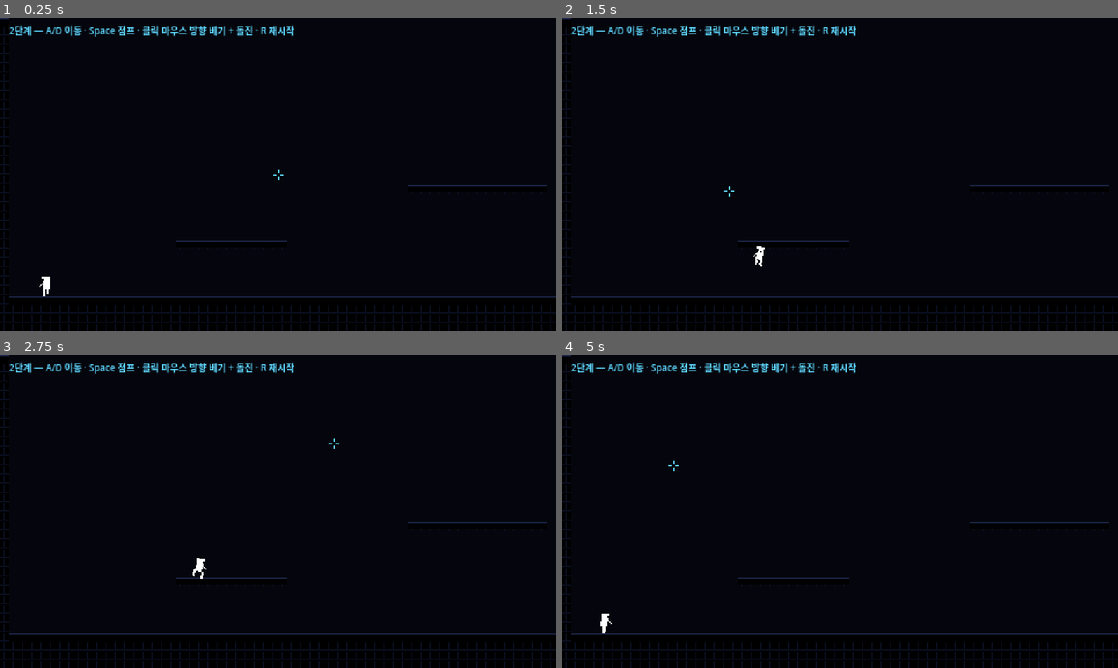
Above: before the commit, frames 1-4 (two rows, left to right).
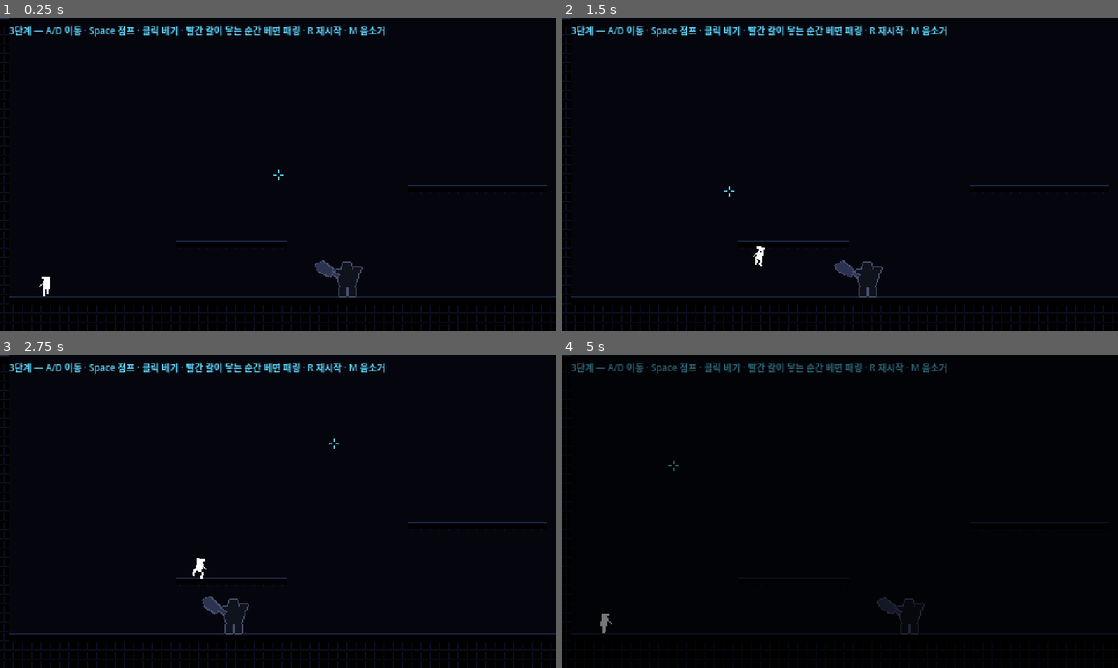
Above: after the commit, the same moments.

Repository: sinsiu60/vampire
Game: Godot game, scene res://scenes/Main.tscn
Two runs of this game, one before a commit and one after it. Both use one fixed random seed, a clock stepped at 60 frames per second and the inputs below.
Inputs (mouse positions are in pixels of both pictures, inside the frame that each line leads up to):
- Up to frame 1 (0.25 s): no input
- Up to frame 2 (1.5 s): tap Enter at 0.5 s; move the mouse to (962, 158) at 0.52 s; hold Space (jump) 0.53-1.28 s; hold D (move_right) from 0.53 s (still down); click (962, 158) at 0.6 s; move the mouse to (728, 190) at 1.27 s; tap Space (jump) at 1.35 s
- Up to frame 3 (2.75 s): tap Space (jump) at 1.52, 1.82 s; click (166, 527) at 1.55 s; move the mouse to (333, 442) at 2.02 s; release D (move_right) at 2.03 s; hold A (move_left) from 2.03 s (still down); hold Space (jump) from 2.03 s (still down); click (333, 442) at 2.1 s
- Up to frame 4 (5 s): move the mouse to (812, 574) at 2.77 s; release A (move_left) at 2.78 s; release Space (jump) at 2.78 s; hold D (move_right) 2.78-4.28 s; click (812, 574) at 2.85 s; tap Space (jump) at 3.02, 3.32, 4.52, 4.82 s; move the mouse to (1006, 558) at 3.52 s; hold Space (jump) 3.53-4.28 s; tap M (mute) at 4.15 s; move the mouse to (673, 464) at 4.27 s; hold A (move_left) from 4.28 s (still down); click (673, 464) at 4.35 s; tap R (restart) at 4.9 s

The runs differ from the first frame. In frame 1, 1.0% of the frame differs, in the area x 1-70%, y 2-90%; in frame 2, 1.0%; in frame 3, 1.0%; in frame 4, 1.9%, in the area x 0-100%, y 0-90%.

Commit message:
공백(BLANK) 3단계: TimeManager + Audio + 근접 적 + 근접 패링 + 원히트 사망
- TimeManager 오토로드: Engine.time_scale 로 히트스톱(정확히 n틱)·슬로우, 실제 시간 틱/월드 시간,
  frozen 플래그로 정지 중 게임 노드는 입력만 모아 둠
- Audio 오토로드: 효과음 6종 + 휘두르기·사망·클리어 PCM 합성(Synth.gd), 실제 시간 페이드, 음소거(M),
  gun_fire/kill_sound 피치 랜덤, slowmo_loop 반복 임포트 설정
- 근접 적: 추적 → 0.4초 예고(무기 빨간 점멸, 방향 고정) → 내딛으며 베기 → 경직, 발판 끝 멈춤, 림 라이트 실루엣
- 전투 판정: 근접 패링(예고 마지막 0.1초~공격, 판정 거리 +20%) → 패링음 + 히트스톱 6틱 + 처치,
  직접 베기 처치, 근접 공격 피격 → 원히트 사망(히트스톱 4틱 + 사망음), CLEAR
- 히트스톱 중 누른 클릭은 풀린 뒤 베기로, 재시작 페이드 0.18초

Co-Authored-By: Claude Opus 5.5 <noreply@anthropic.com>
Claude-Session: https://claude.ai/code/session_01Hw7CUmAL3io1FzSxzDnmmR

Diff:
--- a/blank/project.godot
+++ b/blank/project.godot
@@ -18,6 +18,8 @@
 [autoload]
 
 Config="*res://scripts/autoload/Config.gd"
+TimeManager="*res://scripts/autoload/TimeManager.gd"
+Audio="*res://scripts/autoload/Audio.gd"
 
 [display]
 
--- /dev/null
+++ b/blank/scenes/EnemyMelee.tscn
@@ -0,0 +1,8 @@
+[gd_scene load_steps=2 format=3]
+
+[ext_resource type="Script" path="res://scripts/enemies/EnemyMelee.gd" id="1_melee"]
+
+[node name="EnemyMelee" type="CharacterBody2D"]
+script = ExtResource("1_melee")
+
+[node name="Collision" type="CollisionShape2D" parent="."]
--- a/blank/scenes/Main.tscn
+++ b/blank/scenes/Main.tscn
@@ -21,7 +21,7 @@
 offset_bottom = 20.0
 theme_override_colors/font_color = Color(0.372549, 0.847059, 1, 1)
 theme_override_font_sizes/font_size = 8
-text = "2단계 — A/D 이동 · Space 점프 · 클릭 마우스 방향 베기 + 돌진 · R 재시작"
+text = "3단계 — A/D 이동 · Space 점프 · 클릭 베기 · 빨간 칼이 닿는 순간 베면 패링 · R 재시작 · M 음소거"
 
 [node name="Crosshair" type="Control" parent="HUD"]
 layout_mode = 3
@@ -32,3 +32,29 @@
 grow_vertical = 2
 mouse_filter = 2
 script = ExtResource("4_cross")
+
+[node name="State" type="Label" parent="HUD"]
+anchors_preset = 8
+anchor_left = 0.5
+anchor_top = 0.5
+anchor_right = 0.5
+anchor_bottom = 0.5
+offset_left = -200.0
+offset_top = -24.0
+offset_right = 200.0
+offset_bottom = 24.0
+grow_horizontal = 2
+grow_vertical = 2
+theme_override_colors/font_color = Color(0.372549, 0.847059, 1, 1)
+theme_override_font_sizes/font_size = 12
+horizontal_alignment = 1
+vertical_alignment = 1
+
+[node name="Fade" type="ColorRect" parent="HUD"]
+anchors_preset = 15
+anchor_right = 1.0
+anchor_bottom = 1.0
+grow_horizontal = 2
+grow_vertical = 2
+mouse_filter = 2
+color = Color(0, 0, 0, 0)
--- a/blank/scenes/Room.tscn
+++ b/blank/scenes/Room.tscn
@@ -1,7 +1,8 @@
-[gd_scene load_steps=3 format=4]
+[gd_scene load_steps=4 format=4]
 
 [ext_resource type="Script" path="res://scripts/Room.gd" id="1_liqgt"]
 [ext_resource type="TileSet" path="res://tiles/terrain.tres" id="2_hfcue"]
+[ext_resource type="PackedScene" path="res://scenes/EnemyMelee.tscn" id="3_melee"]
 
 [node name="Room" type="Node2D"]
 script = ExtResource("1_liqgt")
@@ -12,3 +13,11 @@
 
 [node name="PlayerSpawn" type="Marker2D" parent="."]
 position = Vector2(40, 240)
+
+[node name="Enemies" type="Node2D" parent="."]
+
+[node name="Melee1" parent="Enemies" instance=ExtResource("3_melee")]
+position = Vector2(300, 240)
+
+[node name="Melee2" parent="Enemies" instance=ExtResource("3_melee")]
+position = Vector2(830, 240)
--- a/blank/scripts/Main.gd
+++ b/blank/scripts/Main.gd
@@ -1,14 +1,21 @@
 extends Node2D
-## 메인: 방 + 플레이어 배치, 카메라 한계, R 즉시 재시작.
-## (로고·적·연출은 다음 단계에서 추가)
+## 메인: 방·플레이어 배치, 카메라, 전투 판정, 사망·클리어·즉시 재시작.
+## 이 노드는 플레이어·적보다 늦게 물리 틱을 받는다 (process_physics_priority) → 모두 움직인 뒤 판정.
 
 @onready var room: Room = $Room
 @onready var player: Player = $Player
 @onready var camera: Camera2D = $Player/Camera
+@onready var state_label: Label = $HUD/State
+@onready var fade: ColorRect = $HUD/Fade
+
+var game_state := "play"          # play | dead | clear
 
 
 func _ready() -> void:
+	process_physics_priority = 100
+	TimeManager.reset()
 	player.global_position = room.spawn_position()
+	player.died.connect(_on_player_died)
 	var size := room.size_px()
 	camera.limit_left = 0
 	camera.limit_top = 0
@@ -18,9 +25,84 @@
 	camera.position_smoothing_enabled = true
 	camera.position_smoothing_speed = Config.camera.lerp * Config.fps
 	camera.reset_smoothing()
+	state_label.text = ""
+	# 재시작 직후 짧게 밝아지는 페이드 (실제 시간, 입력은 바로 받음)
+	fade.color = Color(0, 0, 0, 1)
+	var tw := create_tween()
+	tw.set_ignore_time_scale(true)
+	tw.tween_property(fade, "color:a", 0.0, Config.restart_fade)
+
+
+func enemies() -> Array:
+	return get_tree().get_nodes_in_group("enemies").filter(func(e): return not e.dead)
 
 
 func _unhandled_input(event: InputEvent) -> void:
 	if event.is_action_pressed("restart"):
 		# 방 처음부터 즉시 다시 (씬이 작아 로딩 없이 바로)
+		Audio.stop_all()
 		get_tree().reload_current_scene()
+	elif event.is_action_pressed("mute"):
+		Audio.toggle_mute()
+
+
+func _physics_process(_delta: float) -> void:
+	if TimeManager.frozen:
+		return
+	_resolve_combat()
+	if game_state == "play" and enemies().is_empty():
+		game_state = "clear"
+		Audio.clear()
+		state_label.text = "CLEAR\n방의 적을 모두 처치했다 · R 다시 하기"
+
+
+func _resolve_combat() -> void:
+	var p := player
+	if p.dead:
+		return
+	var S: Dictionary = Config.slash
+	# 1) 근접 패링: 공격(또는 예고 마지막 순간)에 칼을 맞대면 → 적 즉사
+	if p.in_parry_window():
+		var reach: float = 1.0 + Config.aim_assist.MELEE_PARRY_RANGE_BONUS
+		for e in enemies():
+			if e is EnemyMelee and e.parry_vulnerable():
+				if p.slash_hits_rect(e.threat_box(), reach) or p.slash_hits_rect(e.body_rect(), reach):
+					_parry_melee(e)
+	# 2) 칼이 적 몸통에 직접 닿음 → 즉사
+	if S.direct_kill and p.is_slashing() and p.slash_t < S.hit_time:
+		for e in enemies():
+			if p.slash_hits_rect(e.body_rect()):
+				p.slash_used = true
+				_kill_enemy(e, p.slash_angle)
+	# 3) 근접 공격 명중 → 플레이어 즉사
+	for e in enemies():
+		var box: Rect2 = e.attack_box()
+		if box.has_area() and box.intersects(p.body_rect()):
+			_kill_player((p.center() - e.center()).angle())
+			return
+
+
+func _parry_melee(e: Enemy) -> void:
+	player.slash_used = true
+	Audio.parry()
+	TimeManager.hitstop(Config.juice.HITSTOP_PARRY_FRAMES)
+	_kill_enemy(e, player.slash_angle)
+
+
+# 처치 (16프레임 킬 연출·조각·피는 6단계)
+func _kill_enemy(e: Enemy, angle: float) -> void:
+	if e.dead:
+		return
+	Audio.kill()
+	e.die(angle)
+
+
+func _kill_player(angle: float) -> void:
+	player.die(angle)
+
+
+func _on_player_died() -> void:
+	game_state = "dead"
+	TimeManager.hitstop(roundi(Config.fx.death_hitstop * Config.fps))
+	Audio.death()
+	state_label.text = "R  —  재시작"
--- a/blank/scripts/Player.gd
+++ b/blank/scripts/Player.gd
@@ -4,6 +4,7 @@
 ## 노드 원점 = 발 중앙. 충돌 박스는 Config.player 의 w×h 로 _ready 에서 맞춤.
 
 signal slashed(angle: float)     ## 베기 시작 (효과음·패링 판정이 듣는다)
+signal died                      ## 원히트 사망
 signal whiffed                   ## 헛스윙 (패링·처치 없이 끝난 베기)
 
 var facing := 1                  # 1 = 오른쪽, -1 = 왼쪽
@@ -19,6 +20,7 @@
 var _dash_t := 0.0               # 돌진 남은 시간
 var _air_up_used := false        # 공중 위쪽 돌진을 이미 썼나
 var _trail := {}                 # 반달 베기 궤적 { ticks, angle, flip } (비어 있으면 없음)
+var _queued_slash := false       # 히트스톱 중 누른 클릭 (월드가 다시 흐를 때 처리)
 
 # ---- 이동
 var _coyote := 0.0
@@ -39,6 +41,9 @@
 	$Collision.shape = shape
 	$Collision.position = Vector2(0, -c.h / 2.0)
 	floor_snap_length = 2.0
+	collision_layer = 2              # 플레이어
+	collision_mask = 1               # 지형만 (적과는 몸으로 부딪히지 않음)
+	add_to_group("player")
 
 
 ## 몸 중심 (베기·조준 기준점, 전역 좌표)
@@ -48,6 +53,23 @@
 
 func _center_local() -> Vector2:
 	return Vector2(0, -Config.player.h / 2.0)
+
+
+## 몸통 사각형 (전역 좌표) — 피격 판정
+func body_rect() -> Rect2:
+	var c: Dictionary = Config.player
+	return Rect2(global_position - Vector2(c.w / 2.0, c.h), Vector2(c.w, c.h))
+
+
+## 원히트 사망 (조각·파편 연출은 6단계)
+func die(_angle: float) -> void:
+	if dead:
+		return
+	dead = true
+	velocity = Vector2.ZERO
+	$Collision.set_deferred("disabled", true)
+	queue_redraw()
+	died.emit()
 
 
 func is_slashing() -> bool:
@@ -85,6 +107,13 @@
 		return
 	var c: Dictionary = Config.player
 	var S: Dictionary = Config.slash
+	# 히트스톱 중: 아무것도 하지 않고 입력만 모아 둠 (프로토타입처럼 멈춘 동안 누른 클릭도 살림)
+	if TimeManager.frozen:
+		if Input.is_action_just_pressed("slash"):
+			_queued_slash = true
+		if Input.is_action_just_pressed("jump"):
+			_jump_buf = c.jump_buffer
+		return
 	var was_on_floor := is_on_floor()
 
 	# ---- 베기 타이머 · 헛스윙
@@ -99,8 +128,9 @@
 				whiffed.emit()
 		if slash_t >= S.duration:
 			slash_t = -1.0
-	if Input.is_action_just_pressed("slash") and _slash_cd <= 0.0:
+	if (Input.is_action_just_pressed("slash") or _queued_slash) and _slash_cd <= 0.0:
 		_start_slash(get_global_mouse_position())
+	_queued_slash = false
 
 	# ---- 점프 입력 타이머 (돌진 중에도 계속 셈)
 	if Input.is_action_just_pressed("jump"):
@@ -189,6 +219,7 @@
 	# 돌진 방향으로 늘어남
 	_sx = 1.0 + Config.anim.dash_stretch
 	_sy = 1.0 - Config.anim.dash_stretch * 0.5
+	Audio.swing()
 	slashed.emit(a)
 
 
--- /dev/null
+++ b/blank/scripts/audio/Synth.gd
@@ -0,0 +1,115 @@
+class_name Synth
+## 파일이 없는 효과음을 시작할 때 PCM 으로 합성해 AudioStreamWAV 로 만든다.
+## 웹 프로토타입의 Web Audio 합성(잡음 + 필터 스윕 + 지수 감쇠 엔벨로프)을 그대로 옮김.
+
+const RATE := 44100
+const MASTER := 0.7              # 프로토타입 합성음 마스터 볼륨 (Config.audio 에는 없음 → 여기)
+
+
+## 휘두르기: 짧은 바람 소리 '쉭' — 대역 통과 잡음이 650 → 2900 → 850Hz 로 휩쓸림
+static func swing() -> AudioStreamWAV:
+	var dur := 0.16
+	var buf := PackedFloat32Array()
+	buf.resize(int(dur * RATE))
+	_noise_layer(buf, "band", [650.0, 2900.0, 850.0], 1.3, dur, 0.9, dur * 0.25)
+	_noise_layer(buf, "high", [7000.0, 3800.0], 0.7, dur * 0.7, 0.27, dur * 0.15)
+	return _to_wav(buf)
+
+
+## 플레이어 사망: 낮게 떨어지는 잡음 + 톱니파
+static func death() -> AudioStreamWAV:
+	var dur := 0.4
+	var buf := PackedFloat32Array()
+	buf.resize(int(dur * RATE))
+	_noise_layer(buf, "low", [1200.0, 60.0], 1.0, dur, 0.7, 0.001)
+	_osc_layer(buf, "saw", 200.0, 40.0, dur, 0.18, 0.001, 0.0)
+	return _to_wav(buf)
+
+
+## 방 클리어: 도·미·솔·도 삼각파 아르페지오
+static func clear() -> AudioStreamWAV:
+	var notes := [523.0, 659.0, 784.0, 1046.0]
+	var buf := PackedFloat32Array()
+	buf.resize(int((0.25 + 0.08 * 3) * RATE))
+	for i in notes.size():
+		_osc_layer(buf, "tri", notes[i], notes[i], 0.25, 0.15, 0.005, i * 0.08)
+	return _to_wav(buf)
+
+
+# ---------------------------------------------------------------- 내부
+# 엔벨로프: 0 → (attack) vol → (지수 감쇠) 0.0001 @ dur
+static func _env(t: float, vol: float, attack: float, dur: float) -> float:
+	if t < attack:
+		return lerpf(0.0001, vol, t / attack)
+	var u := clampf((t - attack) / maxf(dur - attack, 1e-4), 0.0, 1.0)
+	return vol * pow(0.0001 / vol, u)
+
+
+# 필터 주파수 스윕: 점들 사이를 지수로 (Web Audio exponentialRampToValueAtTime 과 같게)
+static func _sweep(points: Array, t: float, dur: float) -> float:
+	var n := points.size() - 1
+	if n <= 0:
+		return points[0]
+	var x := clampf(t / dur, 0.0, 1.0) * n
+	var i := mini(int(x), n - 1)
+	return points[i] * pow(points[i + 1] / points[i], x - i)
+
+
+static func _noise_layer(buf: PackedFloat32Array, kind: String, sweep: Array, q: float,
+		dur: float, vol: float, attack: float) -> void:
+	var n := mini(int(dur * RATE), buf.size())
+	var x1 := 0.0; var x2 := 0.0; var y1 := 0.0; var y2 := 0.0
+	var b0 := 0.0; var b1 := 0.0; var b2 := 0.0; var a1 := 0.0; var a2 := 0.0
+	for i in n:
+		var t := float(i) / RATE
+		if i % 32 == 0:
+			# RBJ biquad 계수 (32 샘플마다 주파수 갱신)
+			var w0 := TAU * minf(_sweep(sweep, t, dur), RATE * 0.45) / RATE
+			var alpha := sin(w0) / (2.0 * q)
+			var c := cos(w0)
+			var a0 := 1.0 + alpha
+			match kind:
+				"band":
+					b0 = alpha; b1 = 0.0; b2 = -alpha
+				"high":
+					b0 = (1.0 + c) / 2.0; b1 = -(1.0 + c); b2 = (1.0 + c) / 2.0
+				_:
+					b0 = (1.0 - c) / 2.0; b1 = 1.0 - c; b2 = (1.0 - c) / 2.0
+			b0 /= a0; b1 /= a0; b2 /= a0
+			a1 = -2.0 * c / a0
+			a2 = (1.0 - alpha) / a0
+		var x := randf() * 2.0 - 1.0
+		var y := b0 * x + b1 * x1 + b2 * x2 - a1 * y1 - a2 * y2
+		x2 = x1; x1 = x; y2 = y1; y1 = y
+		buf[i] += y * _env(t, vol, attack, dur)
+
+
+static func _osc_layer(buf: PackedFloat32Array, kind: String, f0: float, f1: float,
+		dur: float, vol: float, attack: float, delay: float) -> void:
+	var start := int(delay * RATE)
+	var n := mini(int(dur * RATE), buf.size() - start)
+	var phase := 0.0
+	for i in n:
+		var t := float(i) / RATE
+		var f := f0 * pow(f1 / f0, t / dur)
+		phase = fmod(phase + f / RATE, 1.0)
+		var s: float
+		match kind:
+			"saw": s = phase * 2.0 - 1.0
+			"tri": s = 1.0 - 4.0 * absf(phase - 0.5)
+			"square": s = 1.0 if phase < 0.5 else -1.0
+			_: s = sin(phase * TAU)
+		buf[start + i] += s * _env(t, vol, attack, dur)
+
+
+static func _to_wav(buf: PackedFloat32Array) -> AudioStreamWAV:
+	var bytes := PackedByteArray()
+	bytes.resize(buf.size() * 2)
+	for i in buf.size():
+		bytes.encode_s16(i * 2, int(clampf(buf[i] * MASTER, -1.0, 1.0) * 32767.0))
+	var w := AudioStreamWAV.new()
+	w.format = AudioStreamWAV.FORMAT_16_BITS
+	w.mix_rate = RATE
+	w.stereo = false
+	w.data = bytes
+	return w
--- /dev/null
+++ b/blank/scripts/autoload/Audio.gd
@@ -0,0 +1,100 @@
+extends Node
+## 효과음 (오토로드).
+## - sounds/*.wav 6종 + 파일이 없는 소리(휘두르기·사망·클리어)는 시작할 때 합성 (Synth.gd).
+## - Godot 오디오는 Engine.time_scale 의 영향을 받지 않음 → 슬로우모션·히트스톱 중에도 실제 시간으로 재생.
+## - 페이드도 실제 시간 (Tween.set_ignore_time_scale).
+
+const FILES := ["gun_fire", "parry_chang", "slowmo_in", "slowmo_loop", "time_return", "kill_sound"]
+const POOL_SIZE := 16
+
+var streams := {}                 # 이름 → AudioStream
+var muted := false
+var _pool: Array[AudioStreamPlayer] = []
+
+
+func _ready() -> void:
+	process_mode = Node.PROCESS_MODE_ALWAYS
+	for n in FILES:
+		var path: String = Config.audio.dir + n + ".wav"
+		if ResourceLoader.exists(path):
+			streams[n] = load(path)
+		else:
+			push_warning("효과음 파일 없음: " + path)
+	streams["swing"] = Synth.swing()
+	streams["death"] = Synth.death()
+	streams["clear"] = Synth.clear()
+	for i in POOL_SIZE:
+		var p := AudioStreamPlayer.new()
+		p.process_mode = Node.PROCESS_MODE_ALWAYS
+		add_child(p)
+		_pool.append(p)
+
+
+## 재생. 반환값 = 재생 중인 플레이어 (fade_out / stop 에 사용). 못 찾으면 null
+func play(name: String, volume := 1.0, pitch := 1.0) -> AudioStreamPlayer:
+	if not streams.has(name):
+		return null
+	var p := _free_player()
+	p.stream = streams[name]
+	p.volume_db = linear_to_db(maxf(volume, 0.0001))
+	p.pitch_scale = pitch
+	p.play()
+	return p
+
+
+## 실제 시간 sec 동안 볼륨을 줄인 뒤 정지
+func fade_out(p: AudioStreamPlayer, sec: float) -> void:
+	if p == null or not p.playing:
+		return
+	var tw := create_tween()
+	tw.set_ignore_time_scale(true)
+	tw.tween_property(p, "volume_db", -60.0, sec)
+	tw.tween_callback(p.stop)
+
+
+## 파일의 실제 재생 길이 (초). 없으면 -1
+func length(name: String) -> float:
+	return streams[name].get_length() if streams.has(name) else -1.0
+
+
+func toggle_mute() -> void:
+	muted = not muted
+	AudioServer.set_bus_mute(AudioServer.get_bus_index("Master"), muted)
+
+
+func stop_all() -> void:
+	for p in _pool:
+		p.stop()
+
+
+# ---- 게임에서 쓰는 소리 (볼륨·피치 규칙은 Config.audio)
+func shot() -> void:
+	var A: Dictionary = Config.audio
+	play("gun_fire", A.SFX_GUN, randf_range(A.GUN_PITCH.x, A.GUN_PITCH.y))
+
+func kill() -> void:
+	var A: Dictionary = Config.audio
+	play("kill_sound", A.SFX_KILL, randf_range(A.KILL_PITCH.x, A.KILL_PITCH.y))
+
+func parry() -> void:
+	play("parry_chang", Config.audio.SFX_PARRY)
+
+func swing() -> void:
+	play("swing", 1.0, randf_range(0.88, 1.12))   # 프로토타입: 매번 음높이 ±12%
+
+func death() -> void:
+	play("death")
+
+func clear() -> void:
+	play("clear")
+
+
+func _free_player() -> AudioStreamPlayer:
+	for p in _pool:
+		if not p.playing:
+			return p
+	# 다 쓰고 있으면 가장 먼저 만든 것을 끊고 재사용
+	var p: AudioStreamPlayer = _pool.pop_front()
+	_pool.append(p)
+	p.stop()
+	return p
--- /dev/null
+++ b/blank/scripts/autoload/TimeManager.gd
@@ -0,0 +1,70 @@
+extends Node
+## 시간 관리 (오토로드).
+## - 월드 시간 속도는 Engine.time_scale 로 처리: 히트스톱이면 0, 슬로우모션이면 그 배율.
+## - Engine.time_scale = 0 이어도 물리 틱은 실제 시간으로 매번 오고 delta 만 0 이 된다 (4.5.1 에서 확인).
+##   그래서 '실제 시간' 연출 타이머는 이 노드가 세는 real_frames / real_time 을 쓴다.
+## - 이 노드는 다른 노드보다 먼저 물리 틱을 받는다 (process_physics_priority 가장 낮음).
+## - time_scale 을 바꾸면 '다음 틱'부터 적용됨 → hitstop(n) 은 멈춘 틱만 세서 정확히 n 틱 정지.
+
+signal real_tick                 ## 매 물리 틱 (실제 시간) — 연출 타이머용
+
+var real_frames := 0             ## 실제 틱 수
+var real_time := 0.0             ## 실제 경과 시간 (초) = real_frames / fps
+var world_time := 0.0            ## 월드 시간 (슬로우·히트스톱이면 느리게/안 흐름) — 사격·패링 타이밍 기준
+var frozen := false              ## 이번 틱 월드가 멈췄는가 (히트스톱 중). 게임 노드는 이때 입력만 모아 두고 아무것도 안 함
+
+var _hitstop := 0                # 남은 정지 틱
+var _slow := 1.0                 # 슬로우 배율 (패링 시퀀스가 세팅)
+
+
+func _ready() -> void:
+	process_mode = Node.PROCESS_MODE_ALWAYS
+	process_physics_priority = -1000
+
+
+func reset() -> void:
+	_hitstop = 0
+	_slow = 1.0
+	world_time = 0.0
+	frozen = false
+	Engine.time_scale = 1.0
+
+
+## 다음 틱부터 n 틱 동안 월드 정지 (이미 더 길게 멈춰 있으면 그대로)
+func hitstop(frames: int) -> void:
+	if frames <= 0:
+		return
+	_hitstop = maxi(_hitstop, frames)
+	_apply()
+
+
+## 슬로우모션 배율 (1 = 정상). 히트스톱이 끝나면 이 배율로 돌아감
+func set_slow(scale: float) -> void:
+	_slow = clampf(scale, 0.0, 1.0)
+	_apply()
+
+
+func hitstop_left() -> int:
+	return _hitstop
+
+
+## 실제 시간 한 틱의 길이 (연출 타이머용)
+func real_delta() -> float:
+	return 1.0 / Config.fps
+
+
+func _physics_process(delta: float) -> void:
+	# delta 는 이미 time_scale 이 곱해진 값
+	frozen = delta <= 0.0
+	world_time += delta
+	real_frames += 1
+	real_time = real_frames * real_delta()
+	# 실제로 멈춘 틱만 센다 → 언제 hitstop() 을 불렀든 정확히 n 틱 정지
+	if _hitstop > 0 and frozen:
+		_hitstop -= 1
+		_apply()       # 0 이 되면 다음 틱부터 다시 흐름
+	real_tick.emit()
+
+
+func _apply() -> void:
+	Engine.time_scale = 0.0 if _hitstop > 0 else _slow
--- /dev/null
+++ b/blank/scripts/enemies/Enemy.gd
@@ -0,0 +1,97 @@
+extends CharacterBody2D
+class_name Enemy
+## 적 공통: 중력·지형 충돌, 발판 끝에서 멈추기, 몸통 사각형, 실루엣(림 라이트) 그리기 도우미.
+## 노드 원점 = 발 중앙. cfg 는 하위 클래스가 Config.melee / Config.gunner 로 정함.
+
+signal died(enemy: Enemy)
+
+var cfg: Dictionary
+var facing := -1                 # 처음엔 왼쪽(플레이어 시작 쪽)을 봄
+var state := "idle"
+var t := 0.0                     # 지금 상태에 들어온 뒤 경과 시간 (월드 시간)
+var dead := false
+
+const LAYER_TERRAIN := 1
+const LAYER_ENEMY := 4
+
+
+func _setup(c: Dictionary) -> void:
+	cfg = c
+	var shape := RectangleShape2D.new()
+	shape.size = Vector2(c.w, c.h)
+	$Collision.shape = shape
+	$Collision.position = Vector2(0, -c.h / 2.0)
+	collision_layer = LAYER_ENEMY
+	collision_mask = LAYER_TERRAIN     # 플레이어와는 몸으로 부딪히지 않음 (프로토타입과 같게)
+	floor_snap_length = 2.0
+	add_to_group("enemies")
+
+
+func set_state(s: String) -> void:
+	state = s
+	t = 0.0
+
+
+## 몸통 사각형 (전역 좌표)
+func body_rect() -> Rect2:
+	return Rect2(global_position - Vector2(cfg.w / 2.0, cfg.h), Vector2(cfg.w, cfg.h))
+
+
+func center() -> Vector2:
+	return global_position + Vector2(0, -cfg.h / 2.0)
+
+
+## 진행 방향 발밑에 지형이 있는가 (발판 끝에서 멈추기)
+func can_step(dir: int) -> bool:
+	if not Config.enemy.edge_stop or not is_on_floor() or dir == 0:
+		return true
+	var q := PhysicsPointQueryParameters2D.new()
+	q.position = global_position + Vector2(dir * (cfg.w / 2.0 + 1.0), 2.0)
+	q.collision_mask = LAYER_TERRAIN
+	return not get_world_2d().direct_space_state.intersect_point(q, 1).is_empty()
+
+
+func walk(dir: int, speed: float, accel: float, delta: float) -> void:
+	var target := dir * speed
+	if dir != 0 and not can_step(dir):
+		target = 0.0
+	velocity.x = move_toward(velocity.x, target, accel * delta)
+
+
+func apply_physics(delta: float) -> void:
+	velocity.y = minf(velocity.y + Config.enemy.gravity * delta, Config.enemy.max_fall)
+	move_and_slide()
+
+
+## 공격 판정 사각형 (전역). 공격 중이 아니면 빈 Rect2
+func attack_box() -> Rect2:
+	return Rect2()
+
+
+## 처치됨 (연출은 6단계에서 Effects 로)
+func die(_angle: float) -> void:
+	if dead:
+		return
+	dead = true
+	died.emit(self)
+	queue_free()
+
+
+# ---------------------------------------------------------------- 그리기 도우미
+## 모양 목록 [[ "rect", Rect2 ] | [ "poly", PackedVector2Array ]] 을
+## 림 색으로 상하좌우 1px 밀어 그린 뒤 본체 색으로 덮음 → 어두운 실루엣 + 1px 테두리
+func draw_rimmed(shapes: Array, body: Color, rim: Color) -> void:
+	for off in [Vector2(1, 0), Vector2(-1, 0), Vector2(0, 1), Vector2(0, -1)]:
+		_draw_shapes(shapes, rim, off)
+	_draw_shapes(shapes, body, Vector2.ZERO)
+
+
+func _draw_shapes(shapes: Array, color: Color, off: Vector2) -> void:
+	for s in shapes:
+		if s[0] == "rect":
+			draw_rect(Rect2(s[1].position + off, s[1].size), color)
+		else:
+			var pts: PackedVector2Array = s[1].duplicate()
+			for i in pts.size():
+				pts[i] += off
+			draw_colored_polygon(pts, color)
--- /dev/null
+++ b/blank/scripts/enemies/EnemyMelee.gd
@@ -0,0 +1,141 @@
+extends Enemy
+class_name EnemyMelee
+## 근접 적: 크고 각진 몸 + 거대한 식칼.
+## idle → (발견) chase → (사거리) windup 0.4초 (무기 빨간 점멸, 방향 고정) → attack (내딛으며 베기) → recover → chase
+
+var parryable := true            # 이번 공격이 패링 가능한가 (보라 = 불가, 구조만)
+
+
+func _ready() -> void:
+	_setup(Config.melee)
+
+
+func _physics_process(delta: float) -> void:
+	if dead or TimeManager.frozen:
+		return
+	var C := cfg
+	var player: Player = get_tree().get_first_node_in_group("player")
+	if player == null:
+		return
+	var d := player.center() - center()
+	t += delta
+	match state:
+		"idle":
+			walk(0, 0.0, C.accel, delta)
+			if not player.dead and absf(d.x) < C.aggro_range and absf(d.y) < C.aggro_height:
+				set_state("chase")
+		"chase":
+			if player.dead:
+				set_state("idle")
+			else:
+				facing = 1 if d.x >= 0.0 else -1
+				var gap: float = absf(d.x) - (C.w + Config.player.w) / 2.0
+				if gap <= C.attack_range and absf(d.y) < C.attack_height and is_on_floor():
+					set_state("windup")
+					parryable = randf() >= C.unparryable_chance
+				else:
+					walk(facing, C.speed, C.accel, delta)
+		"windup":    # 예고: 방향 고정 — 뒤로 넘어가면 헛친다
+			walk(0, 0.0, C.accel * 2.0, delta)
+			if t >= C.telegraph:
+				set_state("attack")
+				if can_step(facing):
+					velocity.x = facing * C.lunge
+		"attack":
+			velocity.x = move_toward(velocity.x, 0.0, 900.0 * delta)
+			if not can_step(int(signf(velocity.x))):
+				velocity.x = 0.0
+			if t >= C.active:
+				set_state("recover")
+		"recover":
+			walk(0, 0.0, C.accel, delta)
+			if t >= C.recover:
+				set_state("idle" if player.dead else "chase")
+	apply_physics(delta)
+	queue_redraw()
+
+
+## 지금 칼을 맞대면 패링으로 인정되는가 (공격 중 / 예고 마지막 순간)
+func parry_vulnerable() -> bool:
+	if not parryable or dead:
+		return false
+	return state == "attack" or (state == "windup" and t >= cfg.telegraph - Config.parry.melee_early)
+
+
+func _front_box(extra_h: float) -> Rect2:
+	var hb: Vector2 = cfg.hitbox
+	var x: float = global_position.x + (cfg.w / 2.0 - 4.0 if facing > 0 else -cfg.w / 2.0 - hb.x + 4.0)
+	return Rect2(Vector2(x, global_position.y - hb.y - extra_h), Vector2(hb.x, hb.y + extra_h))
+
+
+## 공격 판정 (공격 중일 때만)
+func attack_box() -> Rect2:
+	return _front_box(0.0) if state == "attack" else Rect2()
+
+
+## 예고 중/공격 중 무기가 차지하는 영역 (패링 판정용)
+func threat_box() -> Rect2:
+	return _front_box(6.0)
+
+
+# 무기 각도 (오른쪽을 볼 때 기준, 0 = 정면, 음수 = 위쪽)
+func _weapon_angle() -> float:
+	var C := cfg
+	match state:
+		"windup":
+			var k := minf(1.0, t / (C.telegraph * 0.35))
+			return lerpf(-0.5, -2.4, 1.0 - (1.0 - k) * (1.0 - k)) + sin(t * 90.0) * 0.04
+		"attack":
+			return lerpf(-2.4, 1.1, minf(1.0, t / (C.active * 0.45)))
+		"recover":
+			return lerpf(1.1, -0.5, minf(1.0, t / C.recover))
+	return -0.5 + sin(t * 3.0) * 0.05
+
+
+func _weapon_hot() -> bool:
+	if state == "attack":
+		return true
+	if state == "windup":
+		return int(t / cfg.blink_rate) % 2 == 0 or t > cfg.telegraph - 0.08
+	return false
+
+
+func _draw() -> void:
+	var col: Dictionary = Config.colors
+	var wa := _weapon_angle()
+	var atk: Color = col.attack if parryable else col.unparryable
+	var base := Transform2D(0.0, Vector2(facing, 1), 0.0, Vector2.ZERO)
+	draw_set_transform_matrix(base)
+	var cr := 1.0 if state == "windup" else 0.0
+	# 몸통 실루엣
+	draw_rimmed([
+		["rect", Rect2(-7, -8, 6, 8)], ["rect", Rect2(1, -8, 6, 8)],                       # 굵은 다리
+		["poly", PackedVector2Array([Vector2(-10, -23 + cr), Vector2(10, -23 + cr), Vector2(9, -16),
+			Vector2(6, -8), Vector2(-6, -8), Vector2(-9, -16)])],                             # 역삼각 상체
+		["poly", PackedVector2Array([Vector2(-12, -25 + cr), Vector2(-5, -25 + cr), Vector2(-5, -20 + cr), Vector2(-11, -20 + cr)])],  # 각진 어깨 갑옷
+		["poly", PackedVector2Array([Vector2(-3, -29 + cr), Vector2(4, -29 + cr), Vector2(5, -23 + cr), Vector2(-4, -23 + cr)])],      # 투구
+	], col.enemy_body, col.enemy_rim)
+	# 휘두른 궤적 (빨강 반투명 부채꼴)
+	if state == "attack":
+		var arc := PackedVector2Array()
+		var steps := 12
+		for i in steps + 1:
+			var a := lerpf(-2.4, wa, float(i) / steps)
+			arc.append(Vector2(7, -17) + Vector2(cos(a), sin(a)) * 24.0)
+		for i in range(steps, -1, -1):
+			var a := lerpf(-2.4, wa, float(i) / steps)
+			arc.append(Vector2(7, -17) + Vector2(cos(a), sin(a)) * 10.0)
+		var c := atk
+		c.a = 0.55
+		draw_colored_polygon(arc, c)
+	# 무기 (어깨 축으로 회전)
+	draw_set_transform_matrix(base * Transform2D(wa, Vector2(7, -17)))
+	var blade := [
+		["rect", Rect2(0, -1, 8, 2)],
+		["poly", PackedVector2Array([Vector2(7, -3), Vector2(19, -5), Vector2(23, 0), Vector2(19, 4), Vector2(7, 4)])],
+	]
+	if _weapon_hot():
+		draw_rimmed(blade, atk, Color(atk, 0.35))     # 발광 대신 같은 색 옅은 테두리
+	else:
+		draw_rimmed(blade, col.enemy_weapon, col.enemy_rim)
+	draw_set_transform_matrix(Transform2D.IDENTITY)
Not shown, added: blank/scripts/audio/Synth.gd.uid
Not shown, added: blank/scripts/autoload/Audio.gd.uid
Not shown, added: blank/scripts/autoload/TimeManager.gd.uid
Not shown, added: blank/scripts/enemies/Enemy.gd.uid
Not shown, added: blank/scripts/enemies/EnemyMelee.gd.uid
Not shown, changed: blank/sounds/slowmo_loop.wav.import
